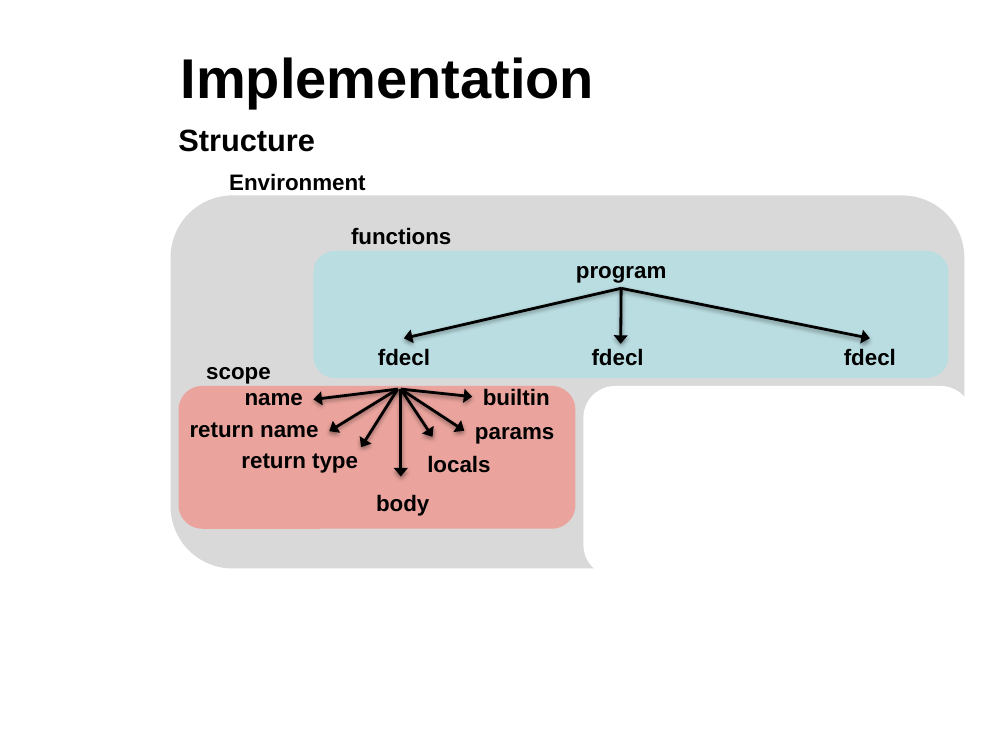
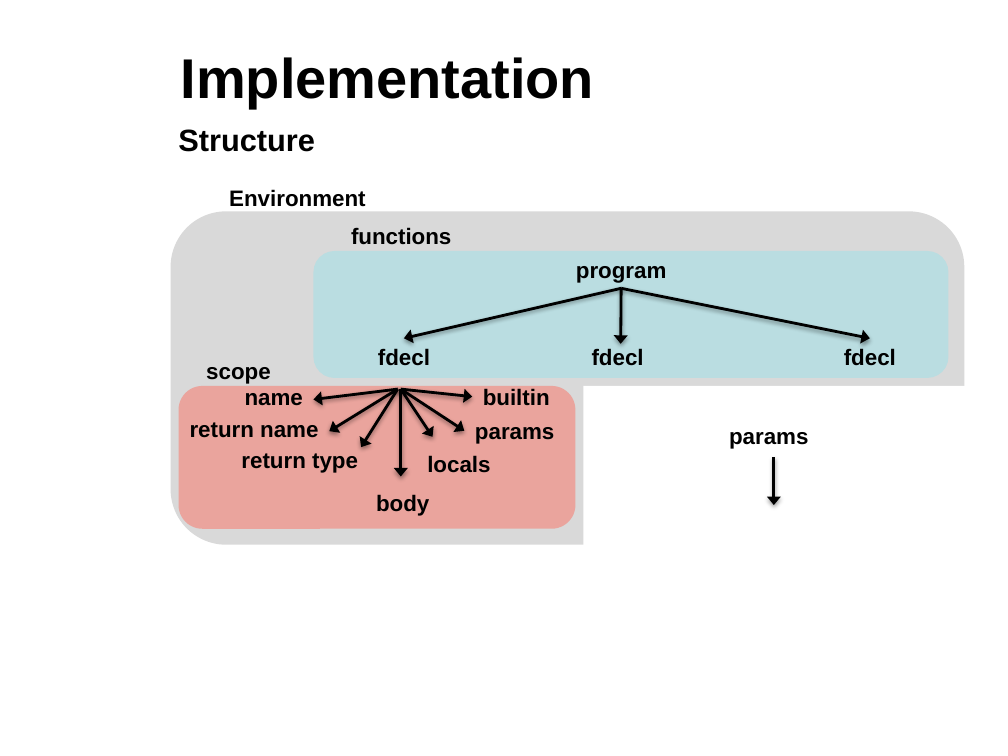
Before and after one commit to sdk21/PLT, a slide deck: slide 11 of Demo/Qlang.pptx (slide 7 before the commit). Drawn at 1008x756 pixels with LibreOffice and Linux fonts; fonts in the diff are those of the drawing; background and template pictures are left out. Boxes give left, top, right and bottom in pixels: in the first picture for what was removed or moved away, otherwise in the second. Text is boxed around its words. In the diff, an @@ line names an element or a change of style, - is before the commit and + after.

```diff
--- a/Demo/Qlang.pptx
+++ b/Demo/Qlang.pptx
@@ text "Environment": place and size @@
-text "Environment" at [229, 173, 365, 191]
+text "Environment" at [229, 189, 365, 207]
@@ rounded rectangle: place and size @@
-rounded rectangle at [170, 196, 964, 569]
+rounded rectangle at [170, 212, 964, 545]
@@ rectangle: place and size @@
-rectangle at [584, 386, 973, 577]
+rectangle at [584, 386, 973, 552]
@@ rectangle at [584, 386, 973, 552]: rounded rectangle to rectangle @@
@@ text added at [729, 432, 808, 449], 16 pt, text #000000, bold @@
+params
@@ arrow added from (774, 458) to (774, 505), #000000 2 pt @@
```
Also in this commit, not shown: 3 other slides changed, 5 slides added, 2 slides removed.
